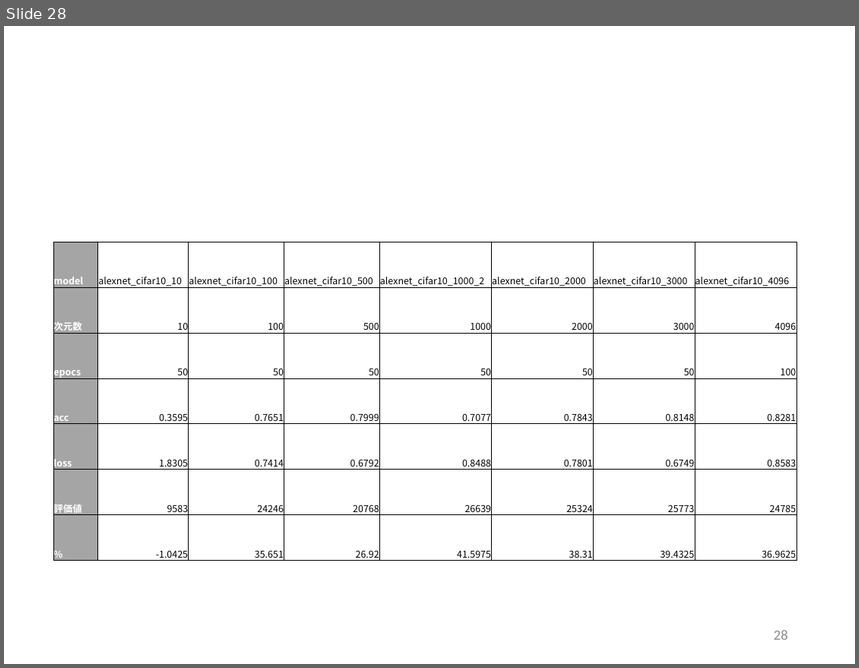
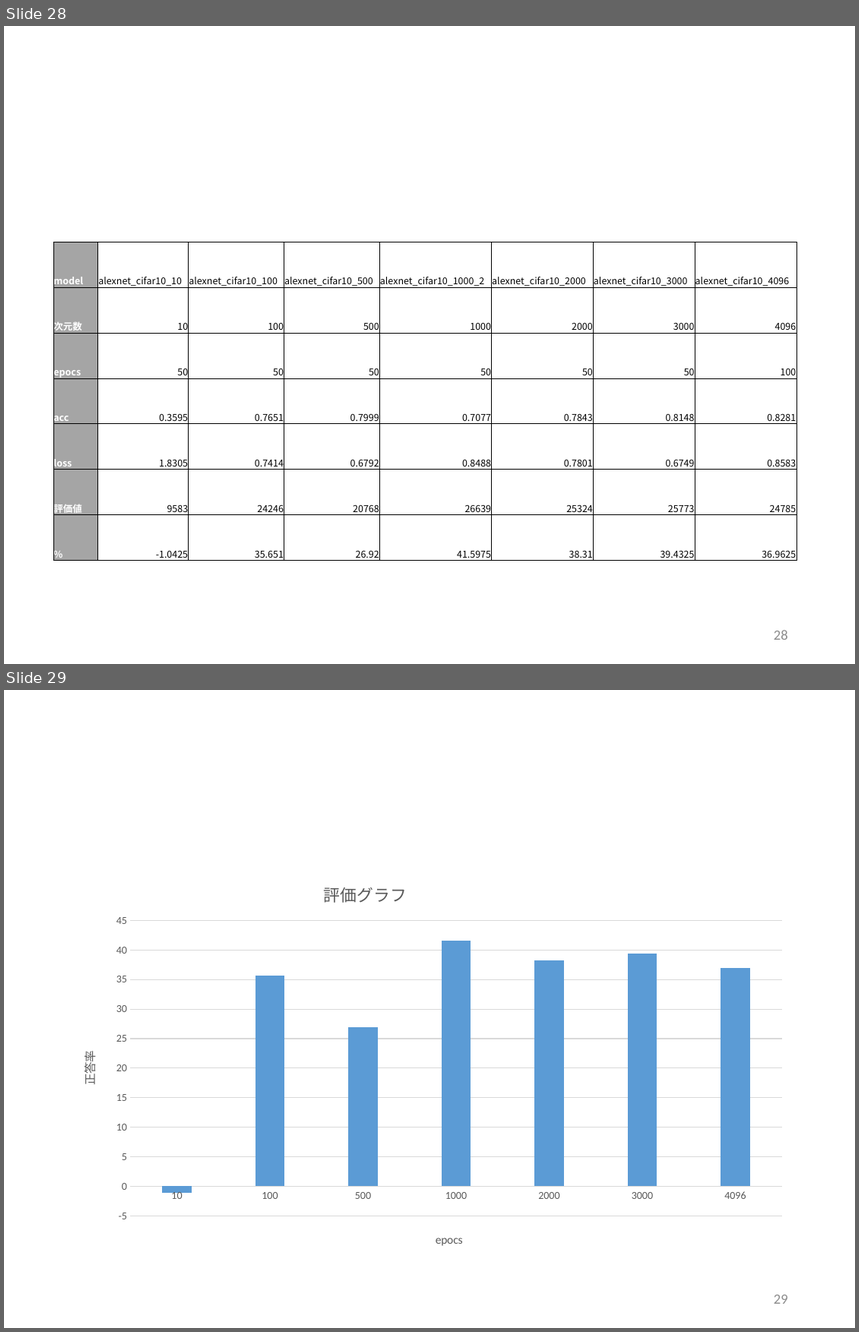
Before and after one commit to kait-takanolab/1821005-yoshioka-thesis, a slide deck: ゼミ発表資料/1821005_1206.pptx. Shown one above the other, each under a label of ours: slide 28 before the commit, slides 28 and 29 after it. The pictures are 859x668 and 859x1332 pixels, drawn with LibreOffice and Linux fonts; fonts in the diff are those of the drawing. Boxes give left, top, right and bottom in pixels: in the first picture for what was removed or moved away, otherwise in the second. Text is boxed around its words. In the diff, an @@ line names an element or a change of style, - is before the commit and + after.

```diff
--- a/ゼミ発表資料/1821005_1206.pptx
+++ b/ゼミ発表資料/1821005_1206.pptx
@@ slide 29 added at (4, 690, 855, 1328), background #FFFFFF @@
@@ column chart added at (63, 860, 797, 1265) @@
+title "評価グラフ "
+categories: 10, 100, 500, 1000, 2000, 3000, 4096
+Series 1: -1, 36, 27, 42, 38, 39, 37
@@ page number added at (774, 1295, 788, 1304), 12 pt, text #8C8C8C @@
+29
```
Also in this commit, not shown: 1 slide removed.
